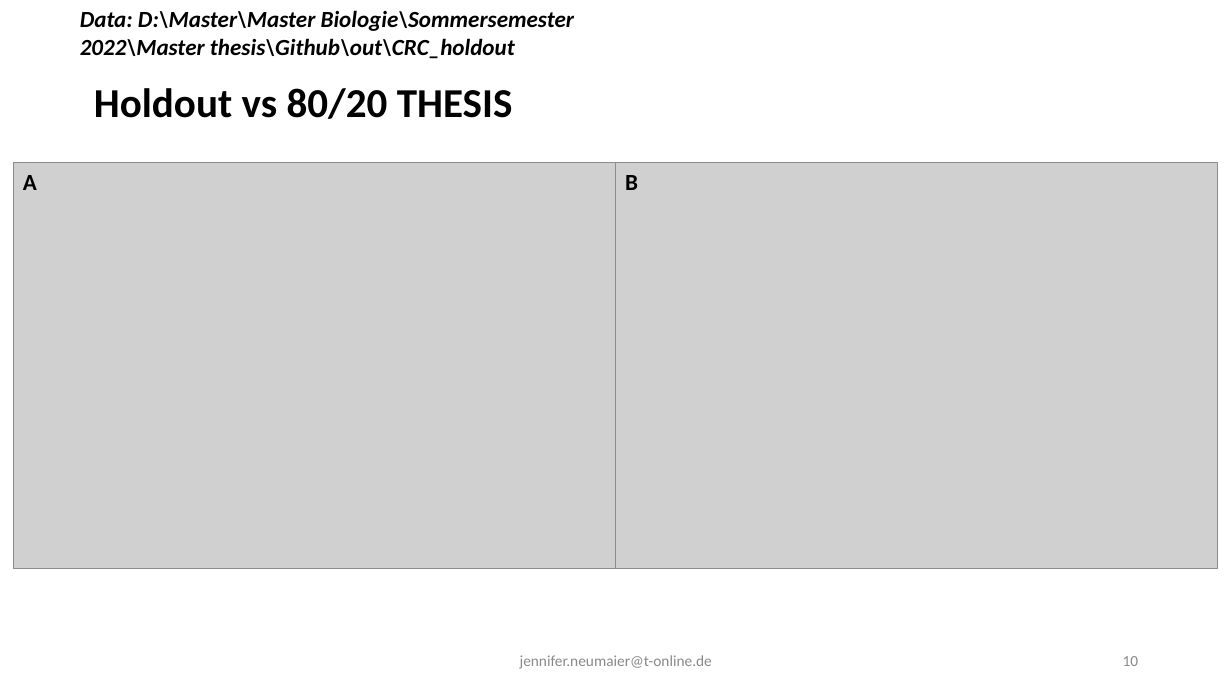
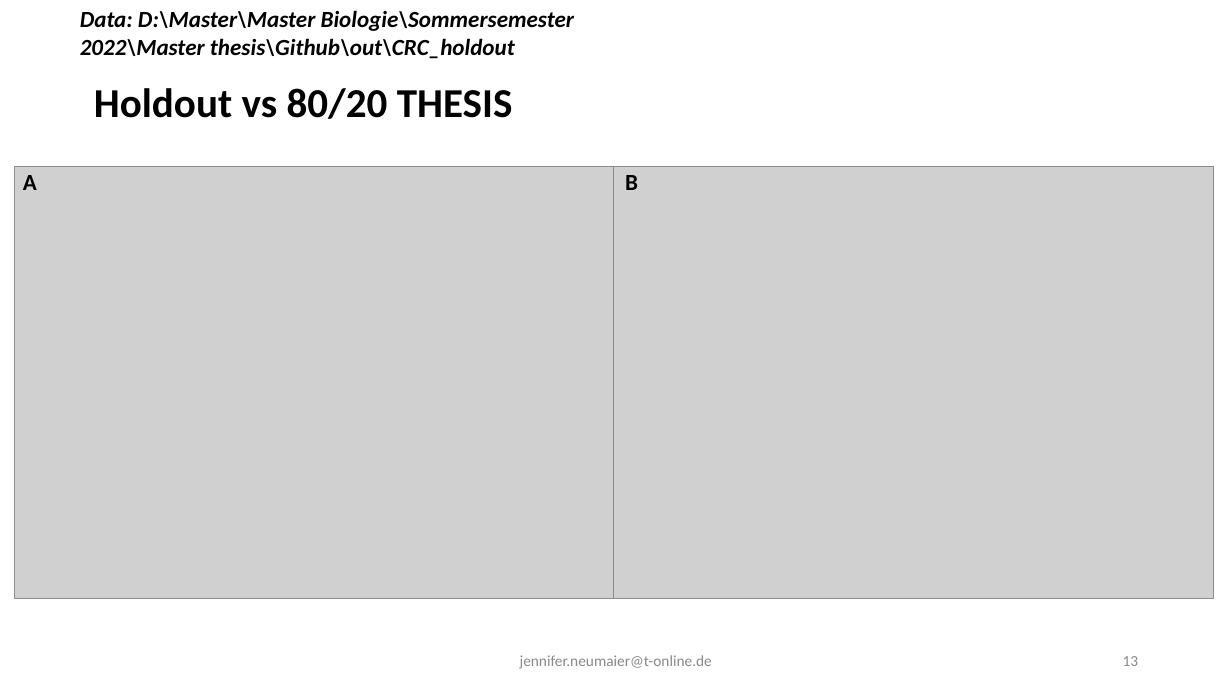
Before and after one commit to JenniferNeumaier/ml_coda, a slide deck: slide 13 of doc/Results for Master Thesis.odp (slide 10 before the commit). Drawn at 1232x693 pixels with LibreOffice and Linux fonts; fonts in the diff are those of the drawing; grey boxes stand for pictures. Boxes give left, top, right and bottom in pixels: in the first picture for what was removed or moved away, otherwise in the second. Text is boxed around its words. In the diff, an @@ line names an element or a change of style, - is before the commit and + after.

```diff
--- a/doc/Results for Master Thesis.odp
+++ b/doc/Results for Master Thesis.odp
@@ picture resized from (x1=14, y1=163, x2=616, y2=569) to (x1=15, y1=166, x2=615, y2=598) @@
@@ picture resized from (x1=616, y1=163, x2=1219, y2=569) to (x1=614, y1=166, x2=1214, y2=598) @@
@@ page number at (x1=1123, y1=656, x2=1139, y2=666): text changed @@
-10
+13
```
Also in this commit, not shown: 5 other slides changed, 7 other files.
